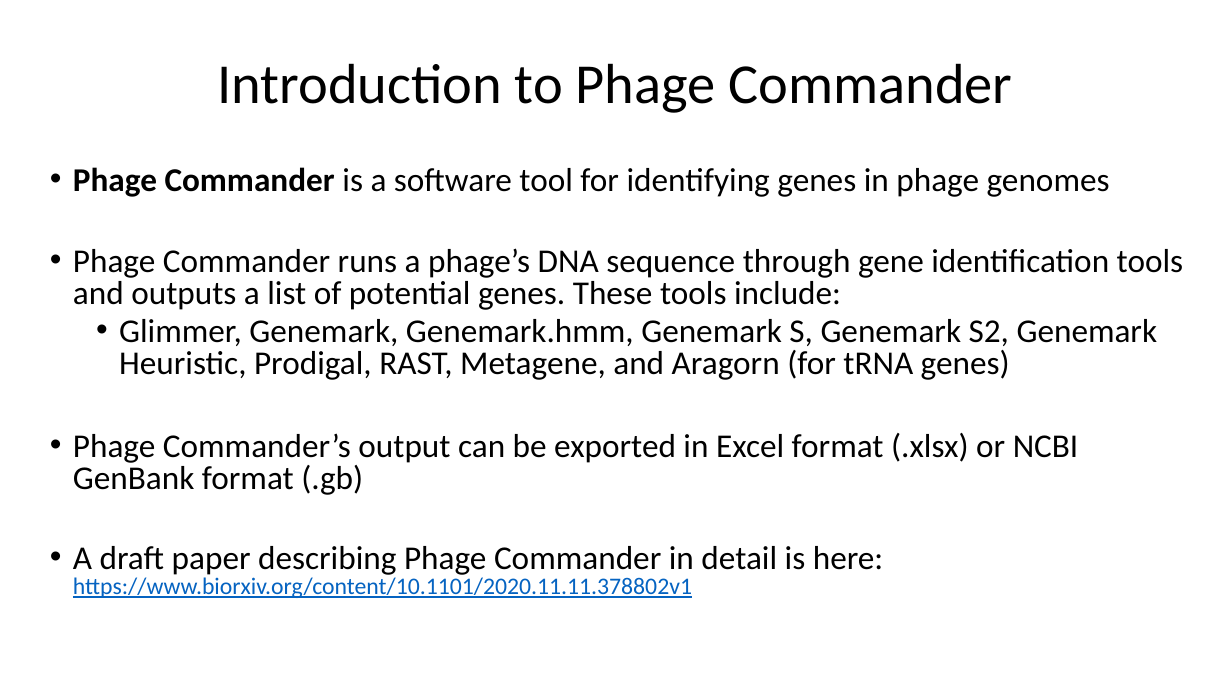
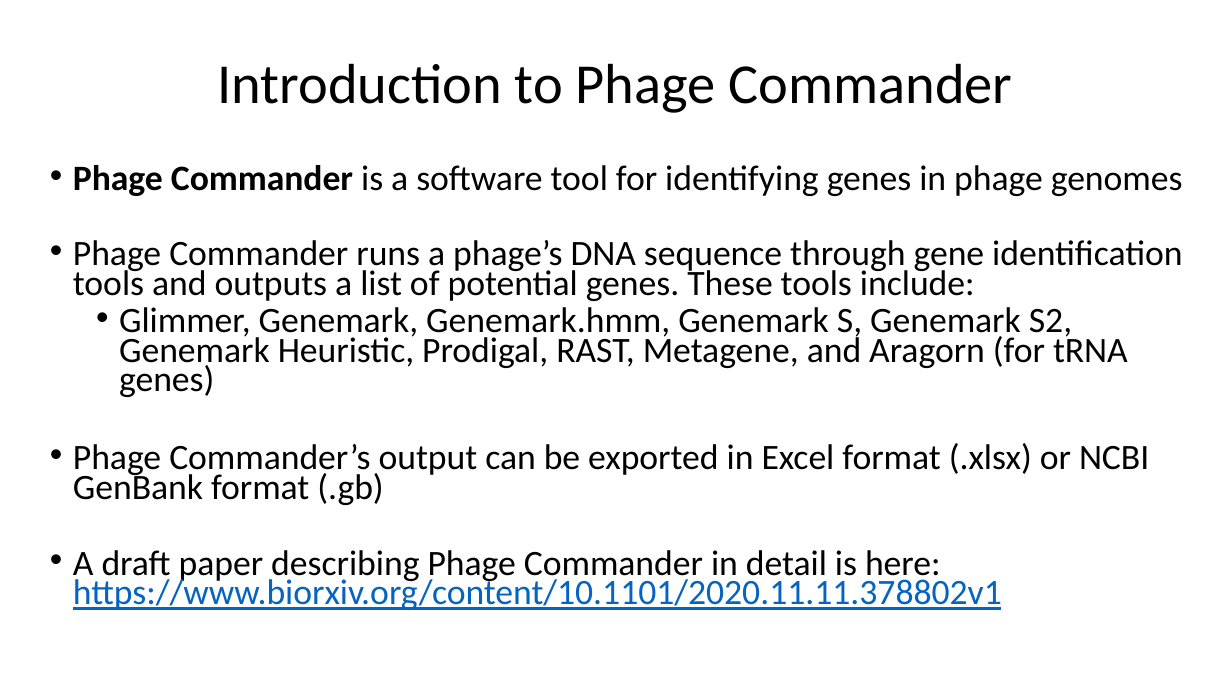
Before and after one commit to sarah-harris/PhageCommander, a slide deck: slide 1 of Phage Commander User Guide.pptx. Drawn at 1232x693 pixels with LibreOffice and Linux fonts; fonts in the diff are those of the drawing. Boxes give left, top, right and bottom in pixels: in the first picture for what was removed or moved away, otherwise in the second. Text is boxed around its words. In the diff, an @@ line names an element or a change of style, - is before the commit and + after.

```diff
--- a/Phage Commander User Guide.pptx
+++ b/Phage Commander User Guide.pptx
@@ text "Phage Commander is a software ..." at [73, 165, 1183, 610]: size 25.9 to 27.8 pt in "Phage Commander is a software tool for ...", "Phage Commander runs a phage’s DNA sequence ...", "Glimmer, Genemark, Genemark.hmm, Genemark S, Genemark S2, ...", "Phage Commander’s output can be exported in ..." and 1 more places; size 18.5 to 27.8 pt in "https://www.biorxiv.org/content/10.1101/2020.11.11.378802v1"; line spacing 0.8 to 0.7 @@
```
Also in this commit, not shown: 2 other slides changed, 2 slides added, 1 slide removed, 2 other files.
